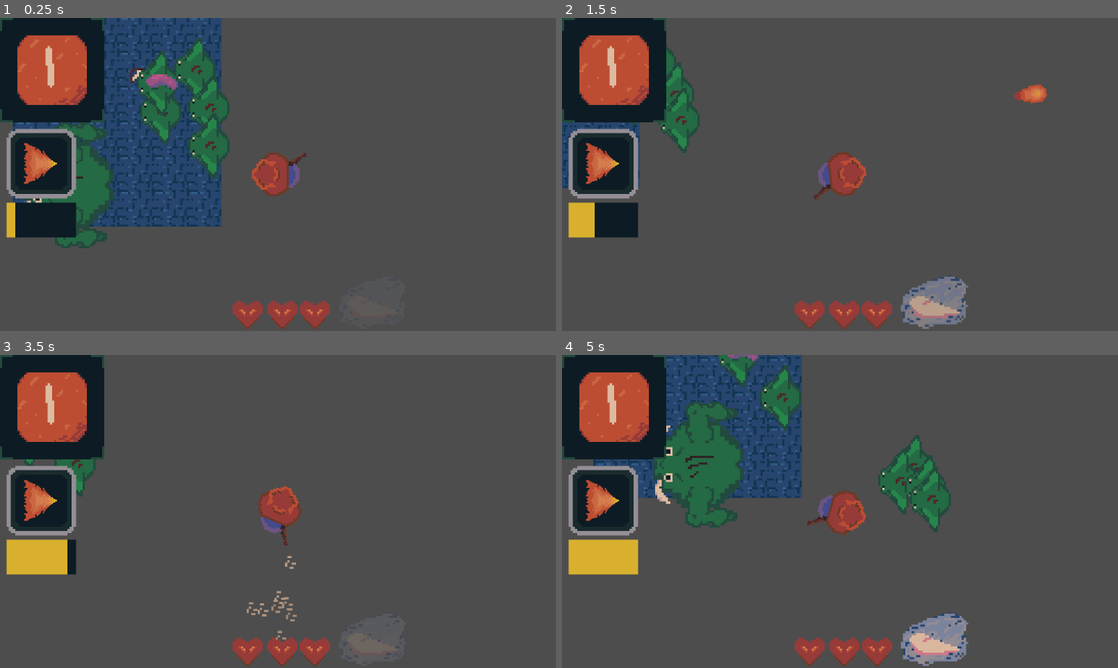
Above: before the commit, frames 1-4 (two rows, left to right).
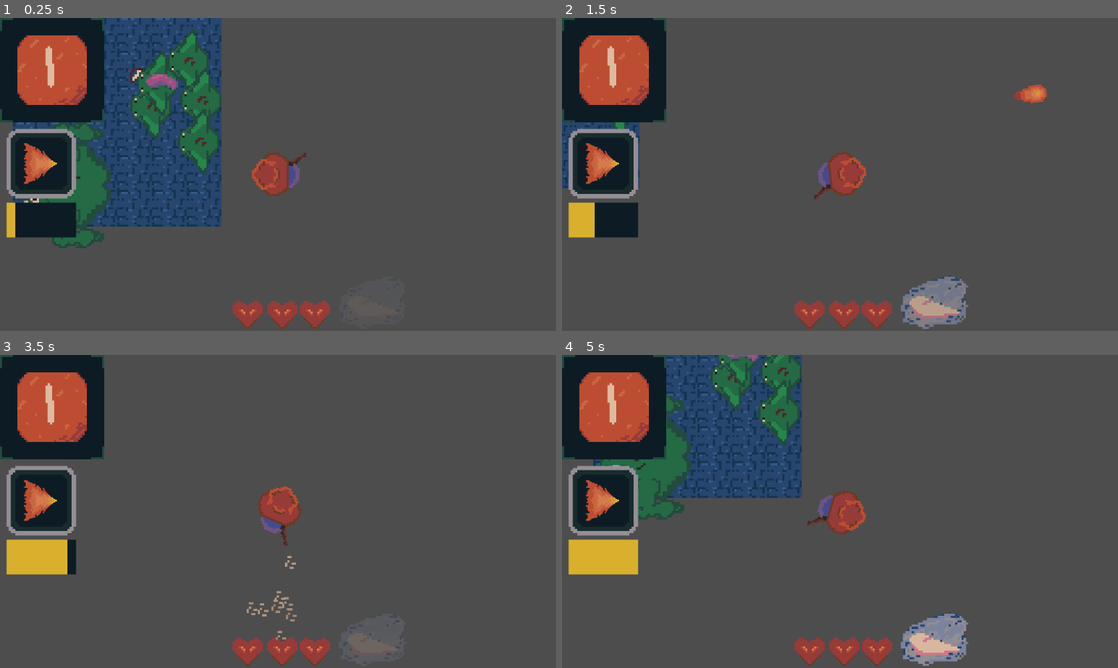
Above: after the commit, the same moments.

Repository: KatLuvsYa3/SELUGameJam26_Godot_Bros
Game: Godot game, scene res://main_scenes/Battle_Levels/Easy_Rolls/Easy_Level_Test.tscn
Two runs of this game, one before a commit and one after it. Both use one fixed random seed, a clock stepped at 60 frames per second and the inputs below.
Inputs (mouse positions are in pixels of both pictures, inside the frame that each line leads up to):
- Up to frame 1 (0.25 s): no input
- Up to frame 2 (1.5 s): move the mouse to (962, 158) at 0.52 s; hold D 0.53-1.28 s; hold K 0.53-1.28 s; click (962, 158) at 0.67 s; tap Space at 0.77 s; move the mouse to (728, 190) at 1.27 s; hold S from 1.28 s (still down); tap K at 1.35 s
- Up to frame 3 (3.5 s): tap Space at 1.52, 3.02 s; move the mouse to (333, 442) at 2.02 s; release S at 2.03 s; hold D 2.03-2.78 s; hold K 2.03-2.78 s; tap Enter at 2.75 s; move the mouse to (250, 574) at 2.77 s; hold W from 2.78 s (still down); tap K at 2.85 s; click (250, 574) at 2.92 s
- Up to frame 4 (5 s): move the mouse to (1006, 558) at 3.52 s; release W at 3.53 s; hold K 3.53-4.28 s; hold A from 3.53 s (still down); tap Space at 3.77, 4.52 s; move the mouse to (673, 464) at 4.27 s; tap K at 4.35 s

The runs differ from the first frame. In frame 1, 3.3% of the frame differs, in the area x 3-42%, y 3-74%; in frame 2, 1.4%; in frame 3, 0.4%; in frame 4, 9.1%, in the area x 6-70%, y 0-57%.
Error after the commit: Invalid access to property or key 'Enemy' on a base object of type 'Node2D (melee.gd)'. (res://main_scenes/Battle_Levels/Easy_Rolls/easy_level_test.gd:18)

Commit message:
reimplement movement

Diff:
--- a/main_scenes/Battle_Levels/Easy_Rolls/easy_level_test.gd
+++ b/main_scenes/Battle_Levels/Easy_Rolls/easy_level_test.gd
@@ -15,5 +15,4 @@
 func _process(delta: float):
 
 	for enemy in enemies:
-		direction = enemy.global_position.direction_to(player.global_position)
-		enemy.global_position +=  direction * enemy.speed * delta
+		enemy.Enemy.move(delta, player)
--- a/scripts/classes/enemies.gd
+++ b/scripts/classes/enemies.gd
@@ -41,3 +41,8 @@
 	parent.add_child(enemy)
 	enemy.global_position = pos
 	return enemy
+
+
+func move(delta: float, playerpos: Vector2):
+	var direction = global_position.direction_to(playerpos)
+	global_position += direction * 1 * delta
--- a/scripts/melee.gd
+++ b/scripts/melee.gd
@@ -1,7 +1,7 @@
 extends Node2D
 
 var type = Enemy.Type.MELEE
-
+@onready var enemy = $Area2D/Sprite2D
 @export var health: float = Enemy.enemyHealth[type]
 @export var speed: float = Enemy.enemySpeed[type]
 @export var damage: float = Enemy.enemyDamage[type]
